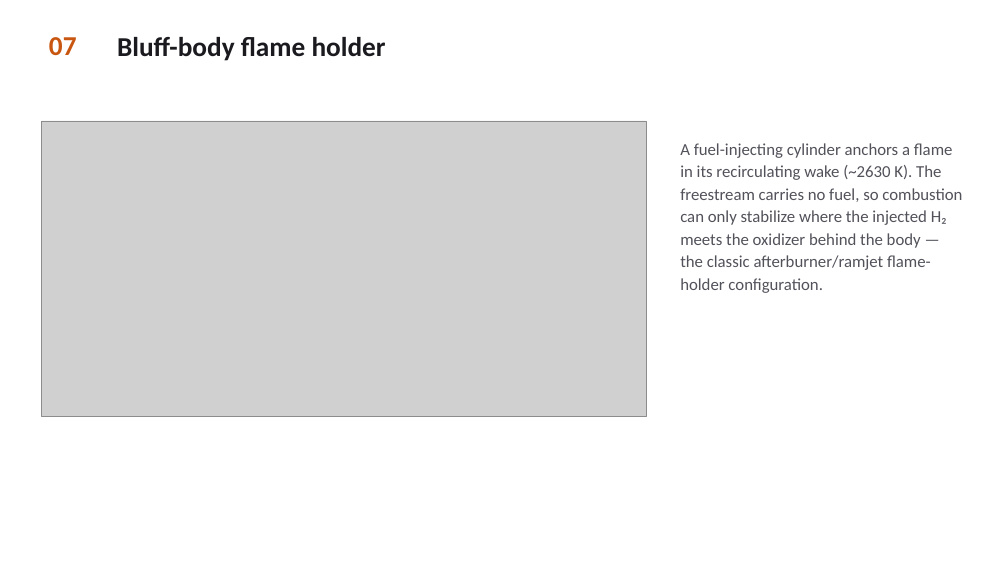
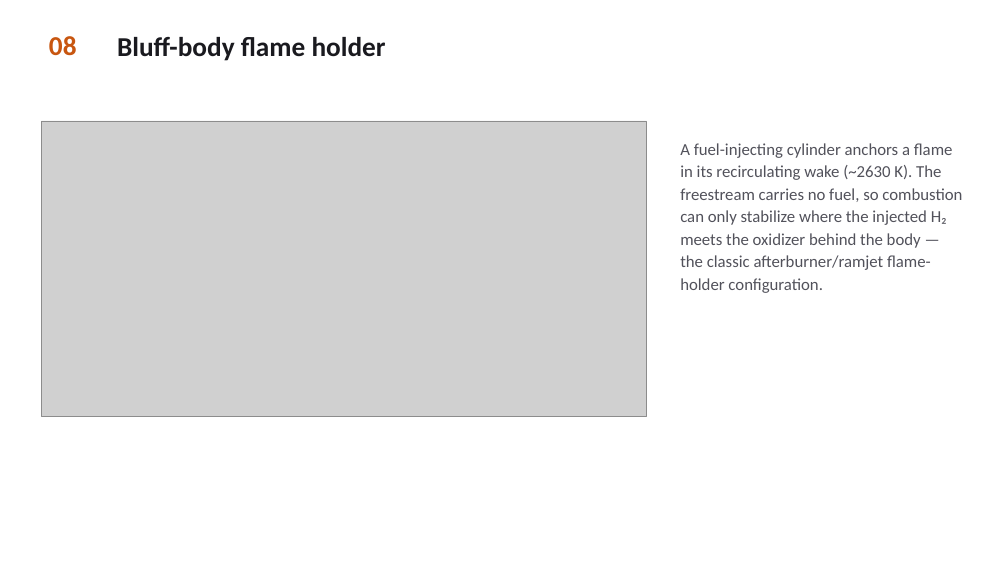
Before and after one commit to sbryngelson/MFC, a slide deck: slide 9 of MFC_combustion_showcase.pptx (slide 8 before the commit). Drawn at 1008x567 pixels with LibreOffice and Linux fonts; fonts in the diff are those of the drawing; grey boxes stand for pictures. Boxes give left, top, right and bottom in pixels: in the first picture for what was removed or moved away, otherwise in the second. Text is boxed around its words. In the diff, an @@ line names an element or a change of style, - is before the commit and + after.

```diff
--- a/MFC_combustion_showcase.pptx
+++ b/MFC_combustion_showcase.pptx
@@ text at bbox=[49, 36, 77, 56]: text changed @@
-07
+08
```
Also in this commit, not shown: 6 other slides changed, 1 slide added.
